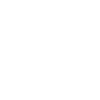
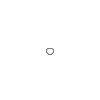
Layers edited between the first and the second 100x100 image:
painted on "Layer 1" over [46,48,54,55]
